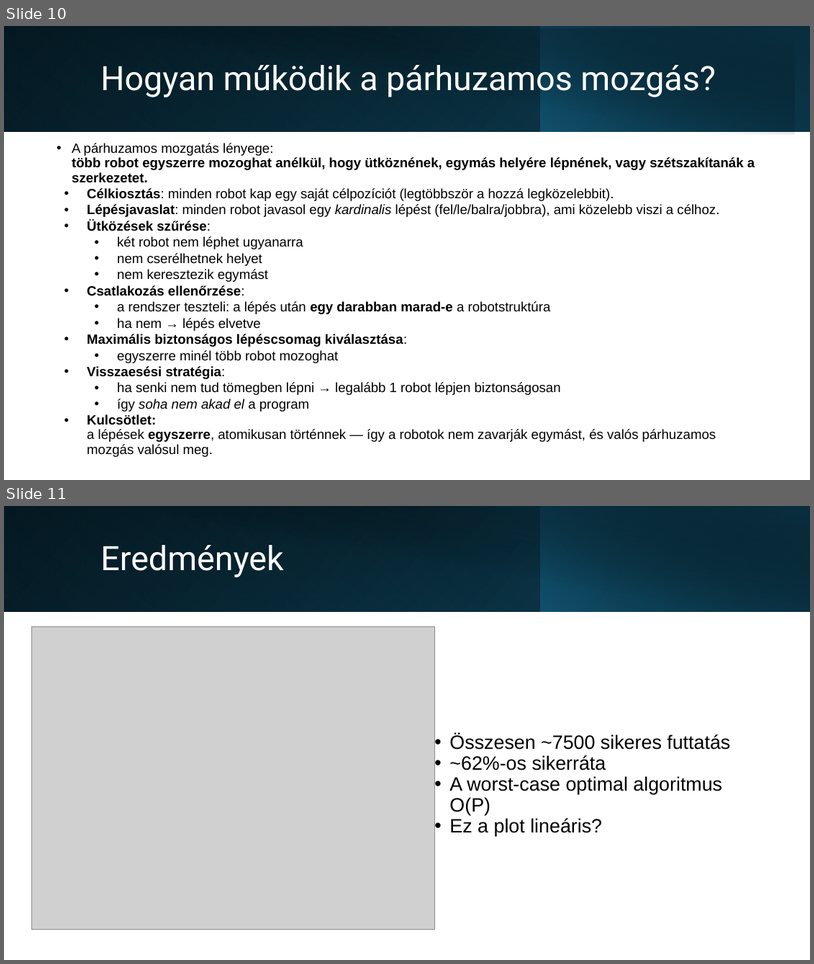
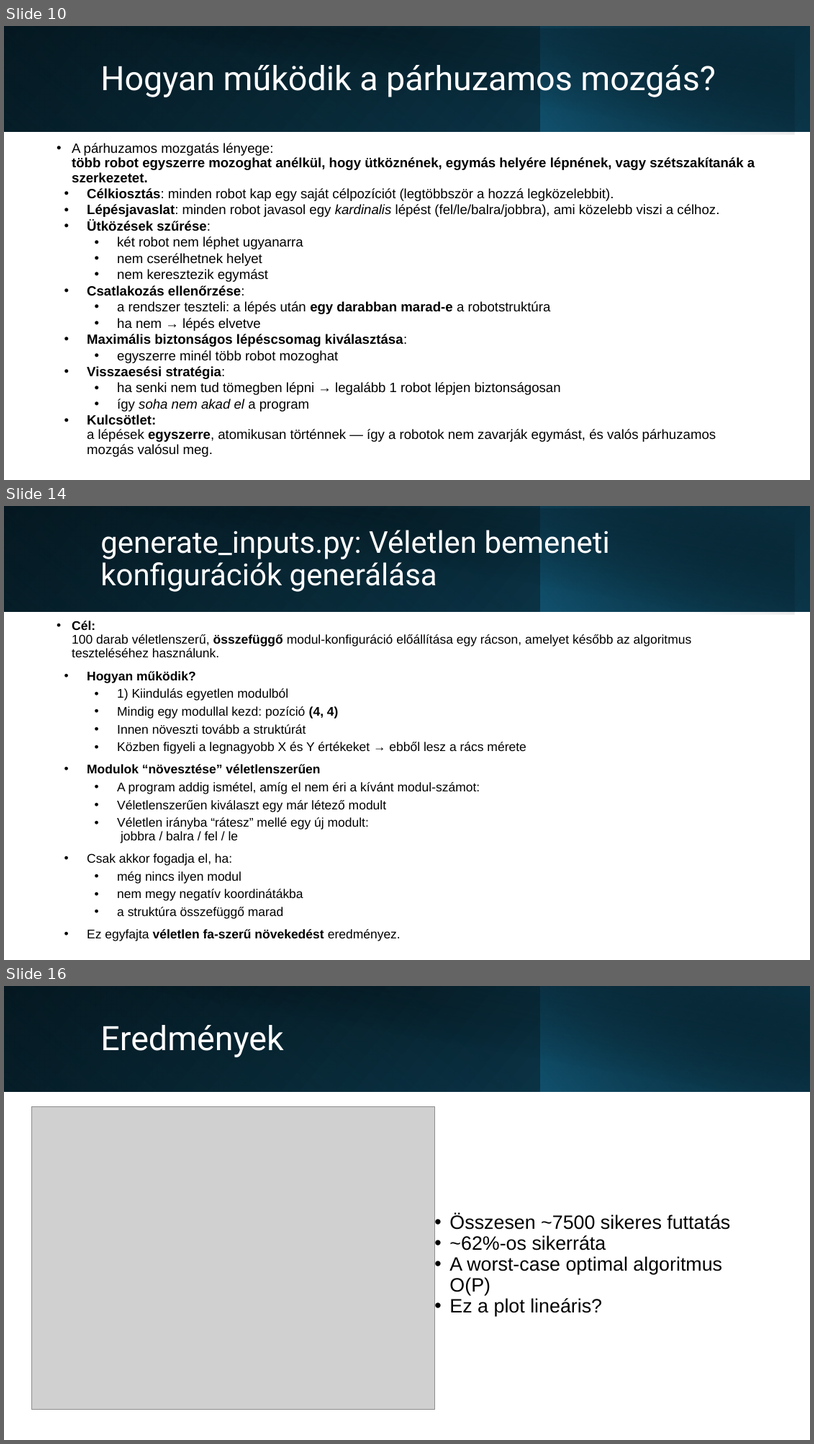
Before and after one commit to xlykoi/Szamitogepes-halozatok, a slide deck: Short_presentation.pptx. Shown one above the other, each under a label of ours: slides 10 and 11 before the commit, slides 10, 14 and 16 after it; the slides between them are not shown. The pictures are 814x964 and 814x1444 pixels, drawn with LibreOffice and Linux fonts; fonts in the diff are those of the drawing; grey boxes stand for pictures. Boxes give left, top, right and bottom in pixels: in the first picture for what was removed or moved away, otherwise in the second. Text is boxed around its words. In the diff, an @@ line names an element or a change of style, - is before the commit and + after.

```diff
--- a/Short_presentation.pptx
+++ b/Short_presentation.pptx
@@ slide 14 added at bbox=[4, 506, 810, 960], background #FFFFFF @@
@@ rectangle added at bbox=[4, 506, 810, 611], fill gradient #000000 to #0F4861 @@
@@ rectangle added at bbox=[4, 506, 541, 611], fill gradient #156082 to #0A3041 @@
@@ rectangle added at bbox=[19, 508, 795, 614], fill gradient #000000 to #0A3041 @@
@@ rectangle added at bbox=[540, 506, 810, 611], fill gradient #156082 to #000000 @@
@@ title added at bbox=[100, 530, 610, 592], 36 pt, text #FFFFFF @@
+generate_inputs.py: Véletlen bemeneti konfigurációk generálása
@@ text added at bbox=[72, 620, 692, 941], 15 pt, text #000000 @@
+• Cél:
+  100 darab véletlenszerű, összefüggő modul-konfiguráció előállítása egy rácson, amelyet később az algoritmus teszteléséhez használunk.
+• Hogyan működik?
+  • 1) Kiindulás egyetlen modulból
+  • Mindig egy modullal kezd: pozíció (4, 4)
+  • Innen növeszti tovább a struktúrát
+  • Közben figyeli a legnagyobb X és Y értékeket → ebből lesz a rács mérete
+• Modulok “növesztése” véletlenszerűen
+  • A program addig ismétel, amíg el nem éri a kívánt modul-számot:
+  • Véletlenszerűen kiválaszt egy már létező modult
+  • Véletlen irányba “rátesz” mellé egy új modult:
+    jobbra / balra / fel / le
+• Csak akkor fogadja el, ha:
+  • még nincs ilyen modul
+  • nem megy negatív koordinátákba
+  • a struktúra összefüggő marad
+• Ez egyfajta véletlen fa-szerű növekedést eredményez.
@@ what was slide 11 is now slide 16 @@
```
Also in this commit, not shown: 4 other slides added.
